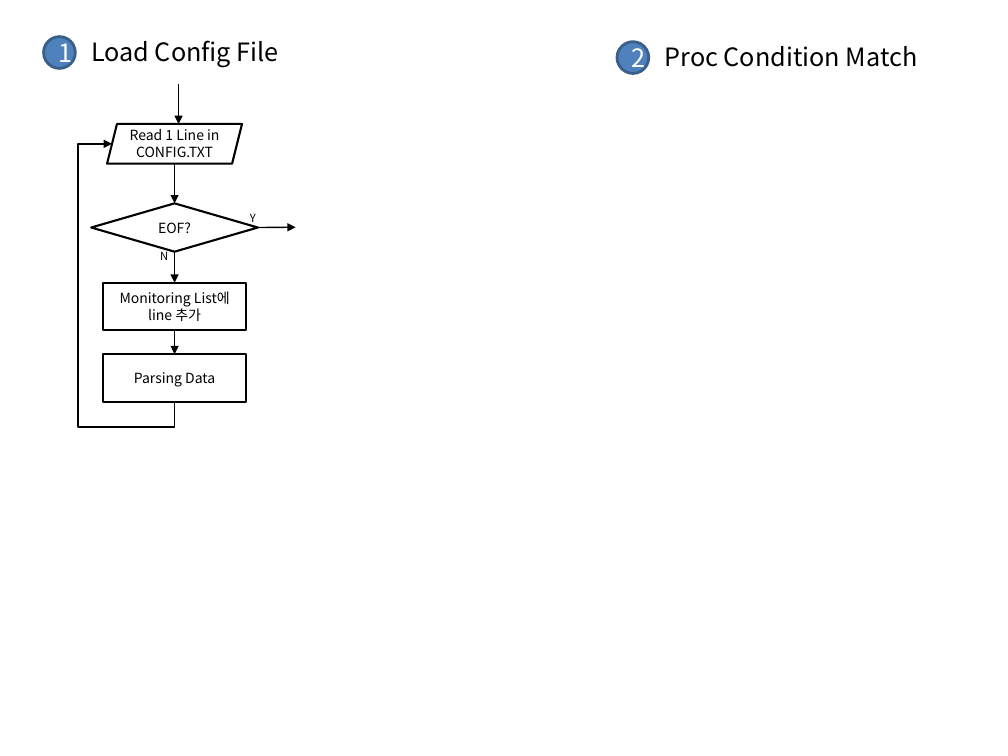
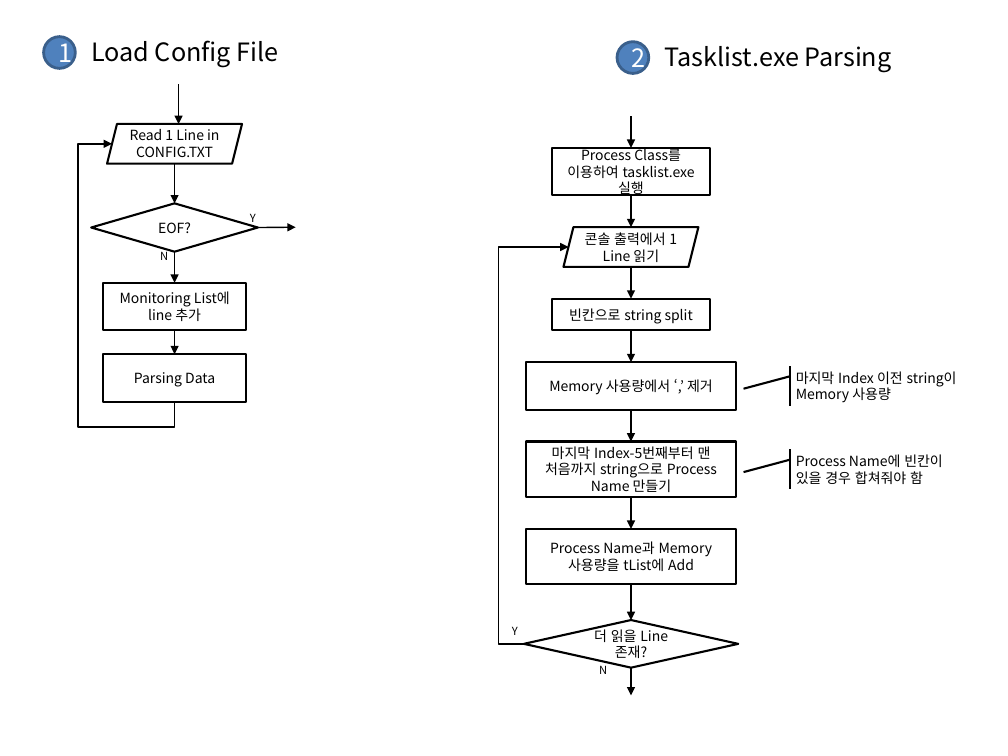
Before and after one commit to ambidext/CS_ConsoleGit, a slide deck: slide 6 of Monitoring/Flowchart.pptx (slide 5 before the commit). Drawn at 1008x756 pixels with LibreOffice and Linux fonts; fonts in the diff are those of the drawing. Boxes give left, top, right and bottom in pixels: in the first picture for what was removed or moved away, otherwise in the second. Text is boxed around its words. In the diff, an @@ line names an element or a change of style, - is before the commit and + after.

```diff
--- a/Monitoring/Flowchart.pptx
+++ b/Monitoring/Flowchart.pptx
@@ text at [665, 46, 892, 73]: text changed @@
-Proc Condition Match
+Tasklist.exe Parsing
@@ arrow added from (631, 116) to (631, 148), #000000 1 pt @@
@@ rectangle added at [551, 148, 710, 196], outline #000000 1.5 pt, 10 pt, text #000000 @@
+Process Class를 이용하여 tasklist.exe실행
@@ arrow added from (631, 196) to (631, 227), #000000 1 pt @@
@@ parallelogram added at [563, 227, 699, 266], outline #000000 1.5 pt, 10 pt, text #000000 @@
+콘솔 출력에서 1 Line 읽기
@@ elbow arrow added from (524, 644) to (569, 247), #000000 1 pt @@
@@ arrow added from (631, 267) to (631, 298), #000000 1 pt @@
@@ rectangle added at [551, 298, 710, 330], outline #000000 1.5 pt, 10 pt, text #000000 @@
+빈칸으로 string split
@@ arrow added from (631, 331) to (631, 362), #000000 1 pt @@
@@ rectangle added at [526, 362, 737, 409], outline #000000 1.5 pt, 10 pt, text #000000 @@
+Memory 사용량에서 ‘,’ 제거
@@ accent callout added at [786, 366, 981, 405], outline #000000 1.5 pt, 10 pt, text #000000 @@
+마지막 Index 이전 string이 Memory 사용량
@@ arrow added from (631, 409) to (631, 442), #000000 1 pt @@
@@ rectangle added at [526, 442, 737, 497], outline #000000 1.5 pt, 10 pt, text #000000 @@
+마지막 Index-5번째부터 맨 처음까지 string으로 Process Name 만들기
@@ accent callout added at [786, 450, 981, 489], outline #000000 1.5 pt, 10 pt, text #000000 @@
+Process Name에 빈칸이 있을 경우 합쳐줘야 함
@@ arrow added from (631, 497) to (631, 529), #000000 1 pt @@
@@ rectangle added at [526, 529, 737, 585], outline #000000 1.5 pt, 10 pt, text #000000 @@
+Process Name과 Memory 사용량을 tList에 Add
@@ arrow added from (631, 585) to (631, 620), #000000 1 pt @@
@@ text added at [512, 626, 518, 635], 8 pt, text #000000 @@
+Y
@@ diamond added at [524, 620, 739, 667], outline #000000 1.5 pt, 10 pt, text #000000 @@
+더 읽을 Line 존재?
@@ text added at [599, 663, 607, 674], 8 pt, text #000000 @@
+N
@@ arrow added from (631, 667) to (631, 696), #000000 1 pt @@
```
Also in this commit, not shown: 3 other slides changed, 4 slides added, 4 other files.
